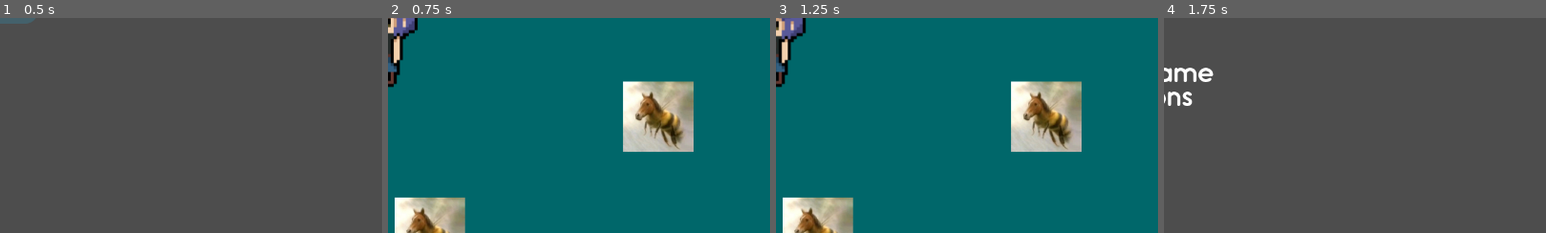
Above: before the commit, frames 1-4 (left to right).
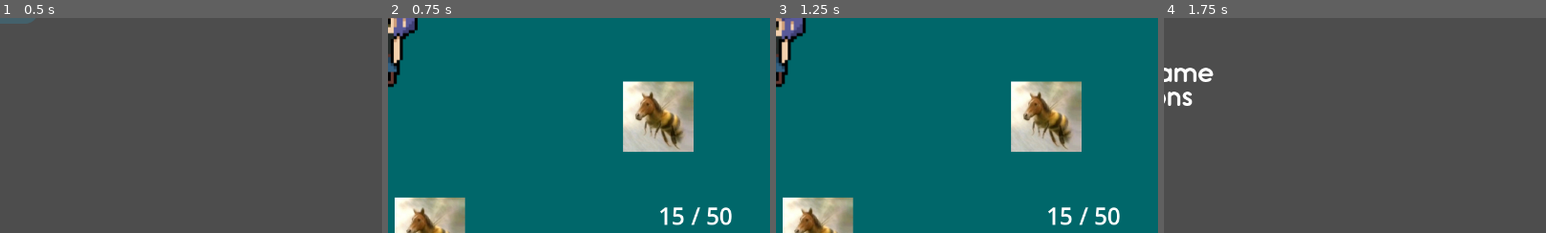
Above: after the commit, the same moments.

Repository: brianli378/ecs179-final-project
Game: Godot game, scene res://scenes/world.tscn
The game is run twice, just before and just after one commit, with the same random seed, the same clock (stepped at 60 frames per second) and the same inputs.
Inputs (mouse positions are % of the whole screen's width and height, from its top left):
- Up to frame 1 (0.5 s): no input
- Up to frame 2 (0.75 s): click (21, 25) at 0.52 s
- Up to frame 3 (1.25 s): no input
- Up to frame 4 (1.75 s): tap Enter (ui_accept) at 1.25, 1.52 s; move the mouse to (72, 45) at 1.27 s; press the mouse at (72, 45) at 1.28 s; hold D (move_right) from 1.28 s (still down)
The pictures show only the part of the screen within x 50-100%, y 46-96%; the shares and areas given below are measured in that part.

Frame 1 is identical in both runs. In frame 2, 0.6% of the frame differs, in the area x 71-90%, y 88-97%; in frame 3, 0.6%; in frame 4, nothing differs.

Commit message:
implement reload mechanic with reload time, manual & auto reload and add current/reserve ammo and reload indicator to UI

Diff:
--- a/2d-roguelike/project.godot
+++ b/2d-roguelike/project.godot
@@ -73,6 +73,11 @@
 "events": [Object(InputEventKey,"resource_local_to_scene":false,"resource_name":"","device":0,"window_id":0,"alt_presse …(189 unchanged characters)…
 ]
 }
+reload={
+"deadzone": 0.2,
+"events": [Object(InputEventKey,"resource_local_to_scene":false,"resource_name":"","device":-1,"window_id":0,"alt_pressed":false,"shift_pressed":false,"ctrl_pressed":false,"meta_pressed":false,"pressed":false,"keycode":0,"physical_keycode":82,"key_label":0,"unicode":114,"location":0,"echo":false,"script":null)
+]
+}
 
 [rendering]
 
--- a/2d-roguelike/scenes/game.tscn
+++ b/2d-roguelike/scenes/game.tscn
@@ -1,8 +1,10 @@
-[gd_scene load_steps=5 format=3 uid="uid://dfob77al3r2l3"]
+[gd_scene load_steps=7 format=3 uid="uid://dfob77al3r2l3"]
 
 [ext_resource type="Script" uid="uid://ckotjxg6pcfyy" path="res://scripts/game.gd" id="1_lnu2h"]
 [ext_resource type="PackedScene" uid="uid://cjfuyyu8dl486" path="res://scenes/player.tscn" id="1_yqjtg"]
 [ext_resource type="PackedScene" uid="uid://ck8xgy356oeee" path="res://scenes/object.tscn" id="2_lnu2h"]
+[ext_resource type="Script" uid="uid://c1ii6nabjc5qe" path="res://scripts/ammo_label.gd" id="4_lbhrr"]
+[ext_resource type="Script" uid="uid://ddmp30xmc3gcl" path="res://scripts/reload_label.gd" id="5_iywne"]
 
 [sub_resource type="QuadMesh" id="QuadMesh_e5uuo"]
 
@@ -37,3 +39,26 @@
 
 [node name="StaticBody2D6" parent="." instance=ExtResource("2_lnu2h")]
 position = Vector2(-2, 579)
+
+[node name="CanvasLayer" type="CanvasLayer" parent="."]
+
+[node name="Label" type="Label" parent="CanvasLayer"]
+offset_left = 1093.0
+offset_top = 634.0
+offset_right = 1240.0
+offset_bottom = 693.0
+theme_override_font_sizes/font_size = 39
+text = "0 / 0"
+script = ExtResource("4_lbhrr")
+gun_manager_path = NodePath("../../Player/Body/Gun")
+
+[node name="Label2" type="Label" parent="CanvasLayer"]
+offset_left = 1114.0
+offset_top = 616.0
+offset_right = 1230.0
+offset_bottom = 639.0
+text = "REALOADING..."
+script = ExtResource("5_iywne")
+gun_manager_path = NodePath("../../Player/Body/Gun")
+
+[editable path="Player"]
--- /dev/null
+++ b/2d-roguelike/scripts/ammo_label.gd
@@ -0,0 +1,17 @@
+extends Label
+
+@export var gun_manager_path: NodePath
+var gun_manager
+
+func _ready() -> void:
+	gun_manager = get_node(gun_manager_path)
+
+
+func _process(_delta: float) -> void:
+	var gun_keys = gun_manager.gun_keys
+	var index = gun_manager.curr_gun_index
+	var key = gun_keys[index]
+	var mag = int(gun_manager.ammo_in_mag.get(key, 0))
+	var reserve = int(gun_manager.ammo_in_reserve.get(key, 0))
+
+	text = "%d / %d" % [mag, reserve]
--- a/2d-roguelike/scripts/gun_manager.gd
+++ b/2d-roguelike/scripts/gun_manager.gd
@@ -1,5 +1,7 @@
 class_name GunManager
 extends Node2D
+
+const GunSpec = preload("res://scripts/gun_spec.gd")
 
 # Rotation pivot node was just added because godot is being mean about
 # me changing the rotation pivot of a gun.
@@ -35,6 +37,11 @@
 var curr_gun: Gun = null
 # Defaulted to normal projectile
 var curr_projectile_spec: ProjectileSpec = projectile_library["normal"]
+
+# ammo variables
+var ammo_in_mag: Dictionary = {}
+var ammo_in_reserve: Dictionary = {}
+var is_reloading: bool = false
 
 var gun_textures: Dictionary = {
 	"pistol": preload("res://assets/pistol_sprite_2.png"),
@@ -99,6 +106,12 @@
 	_update_gun_texture()
 	_update_projectile_spawn_position()
 
+	# initialize ammo
+	for gun_key in gun_keys:
+		var stats := GunSpec.get_stats(gun_key)
+		ammo_in_mag[gun_key] = int(stats.magazine_size)
+		ammo_in_reserve[gun_key] = int(stats.starting_reserve)
+
 func _process(_delta: float) -> void:
 	_time_since_last_shot += _delta
 
@@ -162,9 +175,64 @@
 	elif curr_gun.firing_mode == Gun.FiringMode.AUTO:
 		should_shoot = Input.is_action_pressed("shoot")
 
-	if should_shoot and _time_since_last_shot >= curr_gun.shot_delay:
-		_shoot()
-		_time_since_last_shot = 0.0
+	var stats := GunSpec.get_stats(curr_gun_key)
+	var mag_size: int = int(stats.magazine_size)
+	var reload_time: float = float(stats.reload_time)
+	var curr_mag: int = ammo_in_mag.get(curr_gun_key, 0)
+	var curr_reserve: int = ammo_in_reserve.get(curr_gun_key, 0)
+	var reload_pressed := Input.is_action_just_pressed("reload")
+	if reload_pressed:
+		_start_reload(curr_gun_key, mag_size, reload_time, curr_mag, curr_reserve)
+
+	if should_shoot and _time_since_last_shot >= curr_gun.shot_delay and not is_reloading:
+		if curr_mag > 0:
+			_shoot()
+			_time_since_last_shot = 0.0
+			ammo_in_mag[curr_gun_key] = curr_mag - 1
+		else:
+			# auto reload
+			if curr_reserve > 0:
+				_start_reload(curr_gun_key, mag_size, reload_time, curr_mag, curr_reserve)
+			else:
+				_no_ammo_fire()
+
+
+func _start_reload(gun_key: String, mag_size: int, reload_time: float, curr_mag: int, curr_reserve: int) -> void:
+	if is_reloading:
+		return
+	if curr_mag >= mag_size:
+		return
+	if curr_reserve <= 0:
+		return
+
+	is_reloading = true
+	# reload sound goes here
+	await get_tree().create_timer(reload_time).timeout
+	_finish_reload(gun_key)
+
+
+func _finish_reload(gun_key: String) -> void:
+	var stats = GunSpec.get_stats(gun_key)
+	var mag_size: int = int(stats.magazine_size)
+	var mag: int = int(ammo_in_mag.get(gun_key, 0))
+	var reserve: int = int(ammo_in_reserve.get(gun_key, 0))
+	var needed: int = mag_size - mag
+
+	if needed <= 0:
+		is_reloading = false
+		return
+
+	var taken: int = min(needed, reserve)
+	mag += taken
+	reserve -= taken
+	ammo_in_mag[gun_key] = mag
+	ammo_in_reserve[gun_key] = reserve
+	is_reloading = false
+
+
+func _no_ammo_fire() -> void:
+	# sound for when you shoot with empty gun (or anything else we should add for that) goes here
+	pass
 
 
 func _shoot() -> void:
--- /dev/null
+++ b/2d-roguelike/scripts/gun_spec.gd
@@ -0,0 +1,43 @@
+extends Node
+class_name GunSpec
+
+const GUN_SPEC := {
+	"pistol":
+	{
+		"magazine_size": 15,
+		"starting_reserve": 50,
+		"max_reserve": 100,
+		"reload_time": 0.5,
+	},
+	"machine gun":
+	{
+		"magazine_size": 75,
+		"starting_reserve": 150,
+		"max_reserve": 300,
+		"reload_time": 3.5
+	},
+	"sniper":
+	{
+		"magazine_size": 5,
+		"starting_reserve": 25,
+		"max_reserve": 50,
+		"reload_time": 1.0
+	},
+	"shotgun":
+	{
+		"magazine_size": 8,
+		"starting_reserve": 30,
+		"max_reserve": 60,
+		"reload_time": 2.0
+	},
+	"rocket launcher":
+	{
+		"magazine_size": 1,
+		"starting_reserve": 5,
+		"max_reserve": 10,
+		"reload_time": 2.0
+	}
+}
+
+static func get_stats(gun_key: String) -> Dictionary:
+	return GUN_SPEC.get(gun_key, {})
--- /dev/null
+++ b/2d-roguelike/scripts/reload_label.gd
@@ -0,0 +1,12 @@
+extends Label
+
+@export var gun_manager_path: NodePath
+var gun_manager
+
+func _ready() -> void:
+	gun_manager = get_node(gun_manager_path)
+	visible = false
+
+
+func _process(_delta: float) -> void:
+	visible = gun_manager.is_reloading
Not shown: 1 places in 2d-roguelike/scenes/world.tscn that only renumber resources
Not shown, added: 2d-roguelike/scripts/ammo_label.gd.uid
Not shown, added: 2d-roguelike/scripts/gun_spec.gd.uid
Not shown, added: 2d-roguelike/scripts/reload_label.gd.uid
